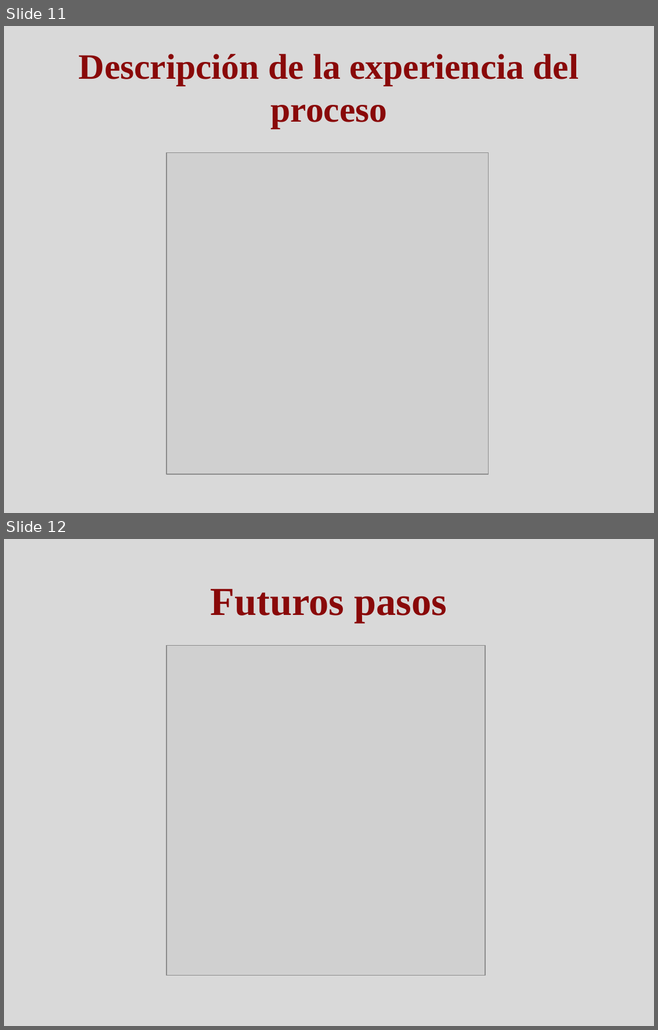
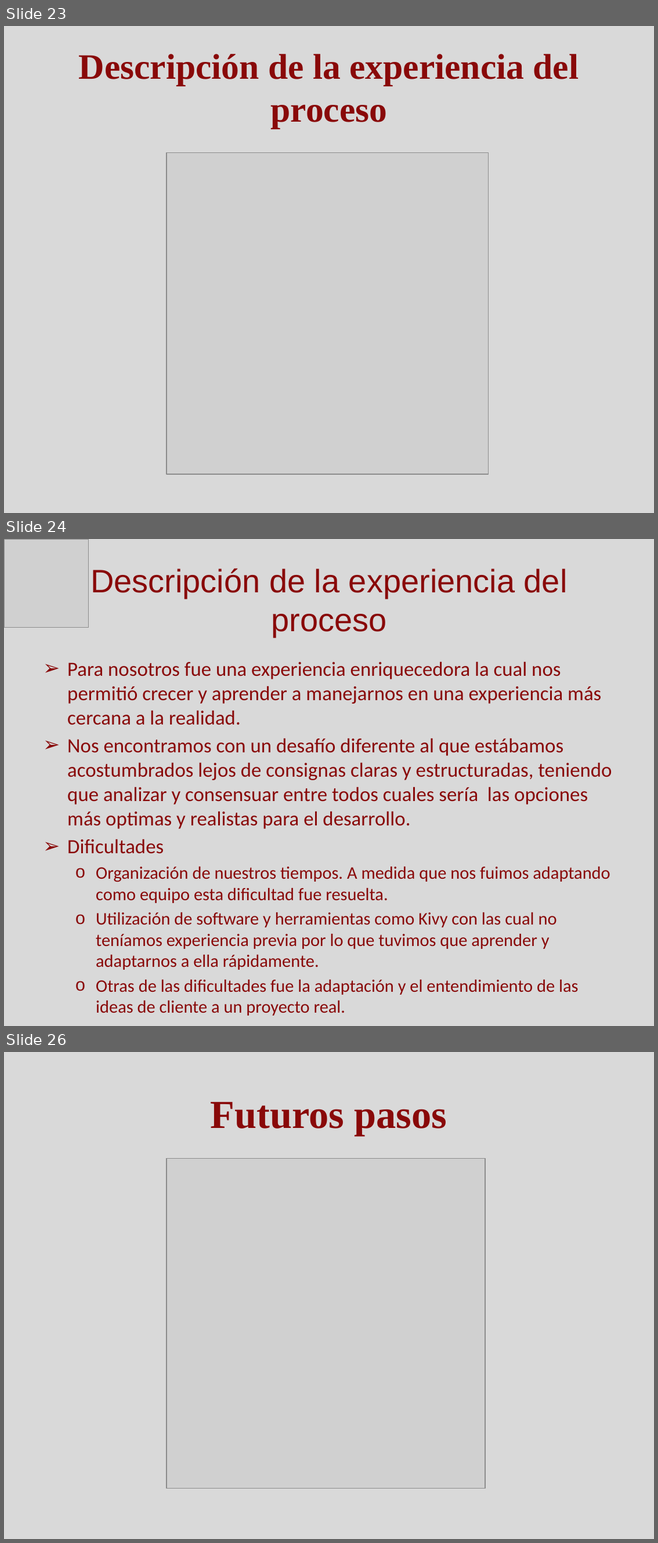
Before and after one commit to Skruptovski/SCTps, a slide deck: Documentación/Presentacion SCTPs.pptx. Shown one above the other, each under a label of ours: slides 11 and 12 before the commit, slides 23, 24 and 26 after it; the slides between them are not shown. The pictures are 658x1030 and 658x1543 pixels, drawn with LibreOffice and Linux fonts; fonts in the diff are those of the drawing; grey boxes stand for pictures. Boxes give left, top, right and bottom in pixels: in the first picture for what was removed or moved away, otherwise in the second. Text is boxed around its words. In the diff, an @@ line names an element or a change of style, - is before the commit and + after.

Commit message:
Actualizo ppt. Todavía faltan explicaciones (las descripciónes que agregue las podemos suprimir)

```diff
--- a/Documentación/Presentacion SCTPs.pptx
+++ b/Documentación/Presentacion SCTPs.pptx
@@ slide 24 added at box(4, 539, 654, 1026), background #D9D9D9 @@
@@ picture added at box(4, 539, 89, 627) @@
@@ title added at box(90, 568, 567, 637), 36 pt, text #890909 @@
+Descripción de la experiencia del proceso
@@ text added at box(67, 662, 611, 1016), 22.4 pt, text #890909 @@
+➢ Para nosotros fue una experiencia enriquecedora la cual nos permitió crecer y aprender a manejarnos en una experiencia más cercana a la realidad.
+➢ Nos encontramos con un desafío diferente al que estábamos acostumbrados lejos de consignas claras y estructuradas, teniendo que analizar y consensuar entre todos cuales sería las opciones más optimas y realistas para el desarrollo.
+➢ Dificultades
+  o Organización de nuestros tiempos. A medida que nos fuimos adaptando como equipo esta dificultad fue resuelta.
+  o Utilización de software y herramientas como Kivy con las cual no teníamos experiencia previa por lo que tuvimos que aprender y adaptarnos a ella rápidamente.
+  o Otras de las dificultades fue la adaptación y el entendimiento de las ideas de cliente a un proyecto real.
@@ what was slide 11 is now slide 23 @@
@@ what was slide 12 is now slide 26 @@
```
Also in this commit, not shown: 14 other slides added, 7 other files.
